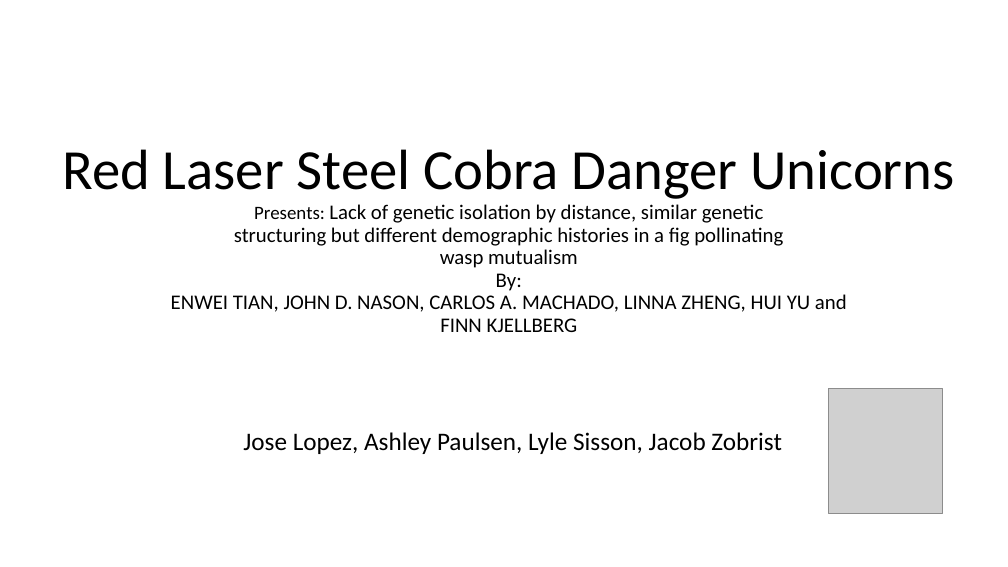
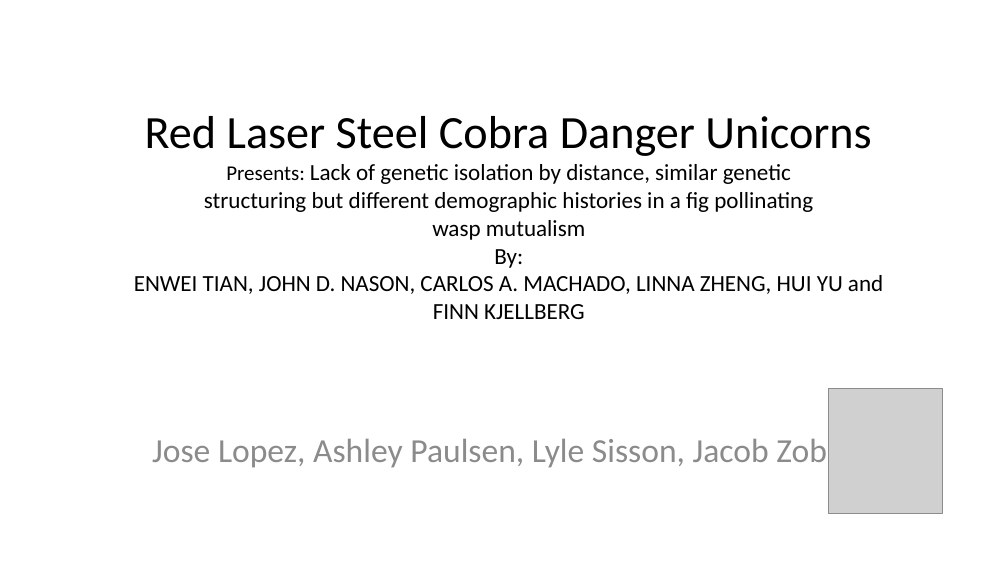
Before and after one commit to ashleyp1/BCB546X_Final_Project, a slide deck: slide 2 of PowerPoint Presentation for Final.pptx. Drawn at 1008x567 pixels with LibreOffice and Linux fonts; fonts in the diff are those of the drawing; grey boxes stand for pictures. Boxes give left, top, right and bottom in pixels: in the first picture for what was removed or moved away, otherwise in the second. Text is boxed around its words. In the diff, an @@ line names an element or a change of style, - is before the commit and + after.

```diff
--- a/PowerPoint Presentation for Final.pptx
+++ b/PowerPoint Presentation for Final.pptx
@@ title "Red Laser Steel Cobra Danger ..." at bbox=[134, 116, 883, 319]: size 54 to 44 pt in "Red Laser Steel Cobra Danger Unicorns"; size 18 to 20 pt in "Presents:"; size 19.8 to 22 pt in "Lack of genetic isolation by distance, similar ..."; line spacing 0.9 to 1; vertical alignment bottom to middle @@
@@ subtitle "Jose Lopez, Ashley Paulsen, Lyle ..." at bbox=[152, 434, 870, 470]: size 24 to 32 pt, text colour #000000 to #8C8C8C; line spacing 0.9 to 1; less space between paragraphs @@
```
Also in this commit, not shown: 13 other slides changed, 5 slides added, 2 other files.
